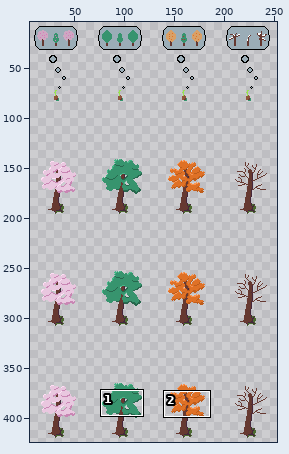
Sprite sheet, stored at assets/images/tree_tileset.png. The first picture is a wide view before the edit; the outline marks the close-up.
Close-up. Before the edit:
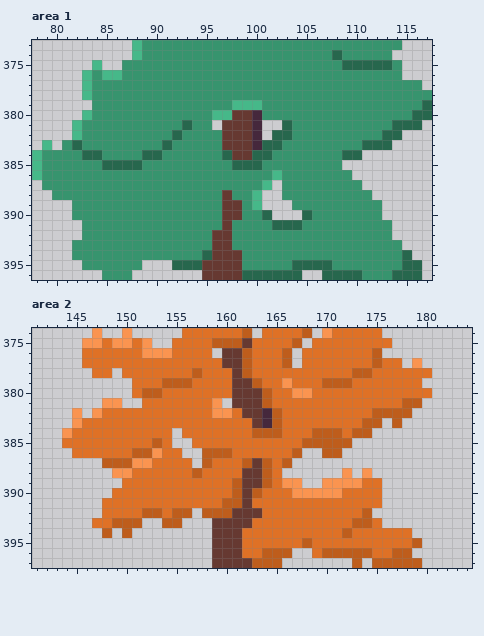
The file is 256x448 pixels. Shown: area 1: x 78..117, y 373..396; area 2: x 141..184, y 374..397. The wide view leaves out empty margins. The commit also changed other parts of the picture, which this record leaves out.
The same view after the edit:
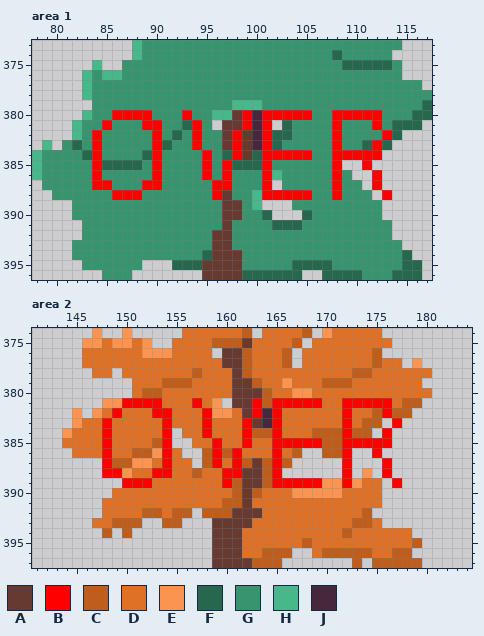
Palette (. is transparent): A #663931  B #ff0000  C #be5d1c  D #df7126  E #fa9450  F #27674d  G #37946e  H #46b889  J #45283c
Difference:
Area 1:
The edit adds colour B in rows 381 to 382 at x 101; in row 384 at x 111 to 112; in row 385 at x 111; in rows 386 to 387 at x 112; in row 388 at x 101 to 102 and 113.
Colour A gives way to colour B in rows 380 to 381 at x 99; in rows 382 to 384 at x 98.
Colour F gives way to colour B in row 382 at x 113; in row 383 at x 101 and 112; in row 384 at x 84, 90, 101 and 109 to 110.
Colour G gives way to colour B in row 380 at x 86 to 89, 93, 101 to 105 and 108 to 112; in row 381 at x 85, 89 to 90, 94, 108 and 112; in rows 382 to 383 at x 84, 90, 94 and 108; in row 384 at x 95, 102 to 105 and 108; in rows 385 to 386 at x 84, 90, 95, 97, 101 and 108; in row 387 at x 84 to 85, 89 to 90, 96 to 97 and 108.
Colour G gives way to colour B in row 388 at x 86 to 88, 96, 103 to 105 and 108.
Colour H gives way to colour B in row 387 at x 101.
Area 2:
The edit adds colour B in row 381 at x 150 to 151; in row 384 at x 176; in row 385 at x 173 to 176; in row 386 at x 172 and 175; in row 387 at x 172 and 176; in row 388 at x 148 and 176.
The edit adds colour B in row 389 at x 168 to 169 and 177.
Colour A gives way to colour B in rows 381 to 382 at x 163.
Colour C gives way to colour B in row 382 at x 165 and 176; in row 383 at x 165 and 177; in row 384 at x 165; in row 385 at x 168 to 169 and 172; in row 386 at x 159; in row 387 at x 148.
Colour D gives way to colour B in row 381 at x 152 to 153, 157, 165 to 169 and 172 to 176; in row 382 at x 149, 153 to 154, 158 and 172; in rows 383 to 384 at x 148, 154, 158, 162 and 172; in row 385 at x 148, 154, 159, 162 and 165 to 167; in row 386 at x 148, 154, 161 and 165; in row 387 at x 154, 159, 161 and 165.
Colour D gives way to colour B in row 388 at x 153 to 154, 160 to 161 and 165; in row 389 at x 150 to 152, 160 and 165.
Colour E gives way to colour B in row 388 at x 149 and 172; in row 389 at x 166 to 167 and 172.
